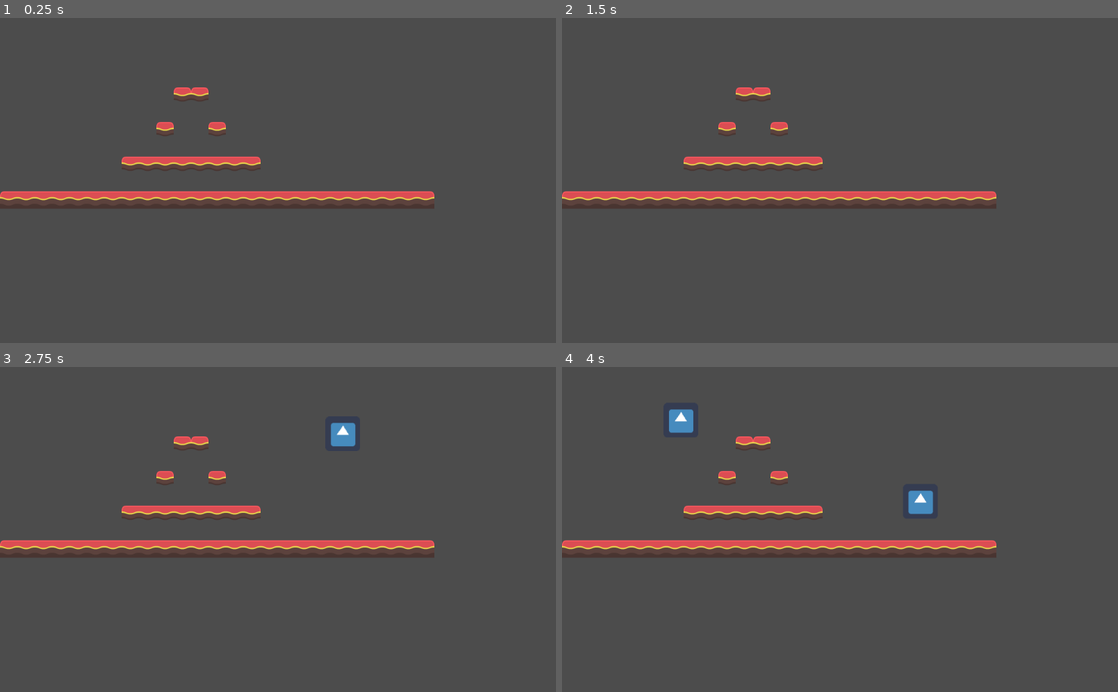
Above: before the commit, frames 1-4 (two rows, left to right).
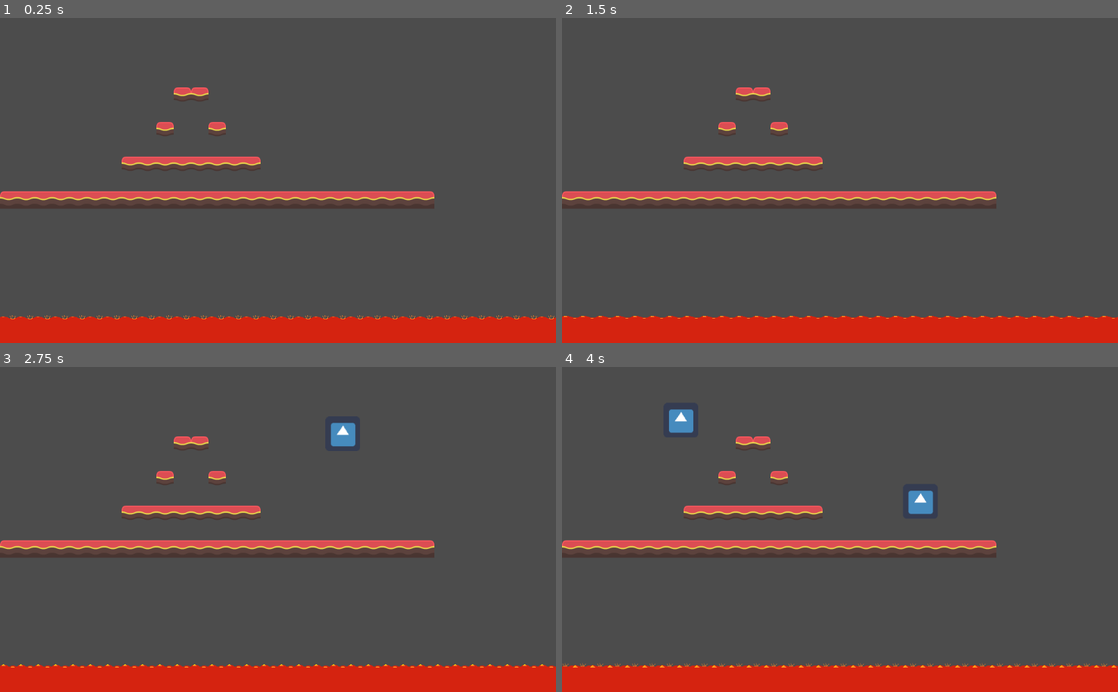
Above: after the commit, the same moments.

Repository: Yasmojam/GlobalGameJam2020
Game: Godot game, scene res://Scenes/World.tscn
The game is run twice, just before and just after one commit, with the same random seed, the same clock (stepped at 60 frames per second) and the same inputs. The engine's default icon, where the game draws it, is replaced by a stand-in: a white triangle on a blue panel in a dark square.
Inputs:
- Up to frame 1 (0.25 s): no input
- Up to frame 2 (1.5 s): tap Enter at 0.5 s; hold Right (ui_right) from 0.53 s (still down); tap Space (ui_select) at 0.77, 1.25 s
- Up to frame 3 (2.75 s): tap Space (ui_select) at 1.52 s; release Right (ui_right) at 2.03 s; hold Left (ui_left) from 2.03 s (still down)
- Up to frame 4 (4 s): release Left (ui_left) at 2.78 s; hold Right (ui_right) from 2.78 s (still down); tap Space (ui_select) at 3.02, 3.77 s

The runs differ from the first frame. In frame 1, 8.0% of the frame differs, in the area x 0-100%, y 91-100%; in frame 2, 8.1%; in frame 3, 8.2%; in frame 4, 8.2%.

Commit message:
Re-adding lava to world

Diff:
--- a/GameJam2020/Scenes/World.tscn
+++ b/GameJam2020/Scenes/World.tscn
@@ -1,8 +1,13 @@
-[gd_scene load_steps=32 format=2]
+[gd_scene load_steps=39 format=2]
 
 [ext_resource path="res://Scenes/network.gd" type="Script" id=1]
 [ext_resource path="res://Textures/world/temptilesheet.png" type="Texture" id=2]
 [ext_resource path="res://Instances/BadScrapManager.tscn" type="PackedScene" id=3]
+[ext_resource path="res://Textures/world/lava/lava4.png" type="Texture" id=4]
+[ext_resource path="res://Textures/world/lava/lava2.png" type="Texture" id=5]
+[ext_resource path="res://Textures/world/lava/lava5.png" type="Texture" id=6]
+[ext_resource path="res://Textures/world/lava/lava1.png" type="Texture" id=7]
+[ext_resource path="res://Textures/world/lava/lava3.png" type="Texture" id=8]
 
 [sub_resource type="ConvexPolygonShape2D" id=1]
 points = PoolVector2Array( 64, 64, 0, 64, 0, 0, 64, 0 )
@@ -266,9 +271,41 @@
 } ]
 0/z_index = 0
 
+[sub_resource type="AnimatedTexture" id=29]
+frames = 4
+frame_0/texture = ExtResource( 7 )
+frame_1/texture = ExtResource( 5 )
+frame_1/delay_sec = 0.0
+frame_2/texture = ExtResource( 8 )
+frame_2/delay_sec = 0.0
+frame_3/texture = ExtResource( 4 )
+frame_3/delay_sec = 0.0
+
+[sub_resource type="TileSet" id=30]
+0/name = "lava5.png 0"
+0/texture = ExtResource( 6 )
+0/tex_offset = Vector2( 0, 0 )
+0/modulate = Color( 1, 1, 1, 1 )
+0/region = Rect2( 0, 0, 32, 32 )
+0/tile_mode = 0
+0/occluder_offset = Vector2( 0, 0 )
+0/navigation_offset = Vector2( 0, 0 )
+0/shapes = [  ]
+0/z_index = 0
+1/name = "lava1.png 1"
+1/texture = SubResource( 29 )
+1/tex_offset = Vector2( 0, 0 )
+1/modulate = Color( 1, 1, 1, 1 )
+1/region = Rect2( 0, 0, 32, 32 )
+1/tile_mode = 0
+1/occluder_offset = Vector2( 0, 0 )
+1/navigation_offset = Vector2( 0, 0 )
+1/shapes = [  ]
+1/z_index = 0
+
 [node name="World" type="Node2D"]
 
-[node name="TileMap" type="TileMap" parent="."]
+[node name="GroundTileMap" type="TileMap" parent="."]
 scale = Vector2( 0.5, 0.5 )
 tile_set = SubResource( 28 )
 format = 1
@@ -281,3 +318,9 @@
 script = ExtResource( 1 )
 
 [node name="BadScrapManager" parent="." instance=ExtResource( 3 )]
+
+[node name="LavaTileMap" type="TileMap" parent="."]
+tile_set = SubResource( 30 )
+cell_size = Vector2( 32, 32 )
+format = 1
+tile_data = PoolIntArray( 1114112, 1, 0, 1114113, 1, 0, 1114114, 1, 0, 1114115, 1, 0, 1114116, 1, 0, 1114117, 1, 0, 1114118, 1, 0, 1114119, 1, 0, 1114120, 1, 0, 1114121, 1, 0, 1114122, 1, 0, 1114123, 1, 0, 1114124, 1, 0, 1114125, 1, 0, 1114126, 1, 0, 1114127, 1, 0, 1114128, 1, 0, 1114129, 1, 0, 1114130, 1, 0, 1114131, 1, 0, 1114132, 1, 0, 1114133, 1, 0, 1114134, 1, 0, 1114135, 1, 0, 1114136, 1, 0, 1114137, 1, 0, 1114138, 1, 0, 1114139, 1, 0, 1114140, 1, 0, 1114141, 1, 0, 1114142, 1, 0, 1114143, 1, 0, 1179648, 0, 0, 1179649, 0, 0, 1179650, 0, 0, 1179651, 0, 0, 1179652, 0, 0, 1179653, 0, 0, 1179654, 0, 0, 1179655, 0, 0, 1179656, 0, 0, 1179657, 0, 0, 1179658, 0, 0, 1179659, 0, 0, 1179660, 0, 0, 1179661, 0, 0, 1179662, 0, 0, 1179663, 0, 0, 1179664, 0, 0, 1179665, 0, 0, 1179666, 0, 0, 1179667, 0, 0, 1179668, 0, 0, 1179669, 0, 0, 1179670, 0, 0, 1179671, 0, 0, 1179672, 0, 0, 1179673, 0, 0, 1179674, 0, 0, 1179675, 0, 0, 1179676, 0, 0, 1179677, 0, 0, 1179678, 0, 0, 1179679, 0, 0 )
